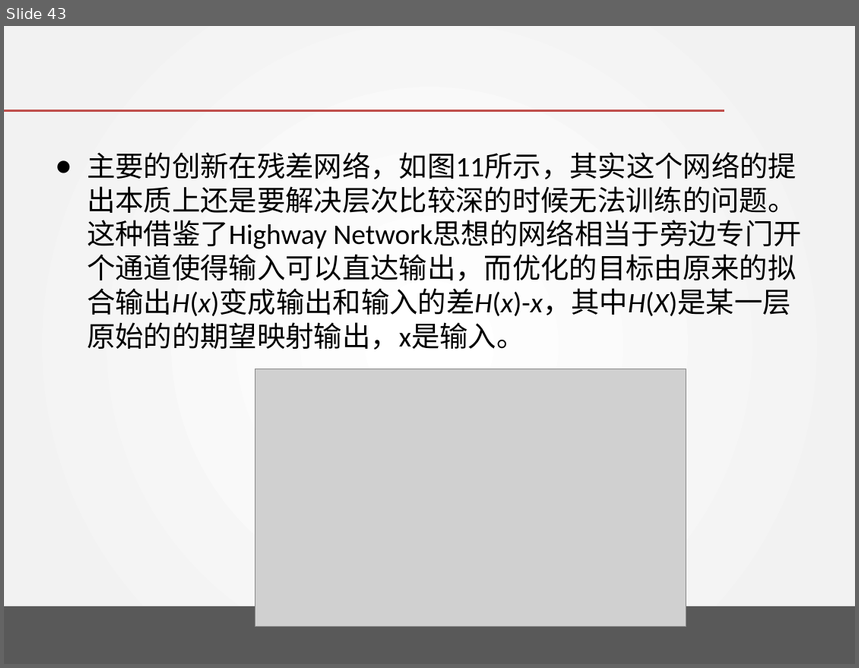
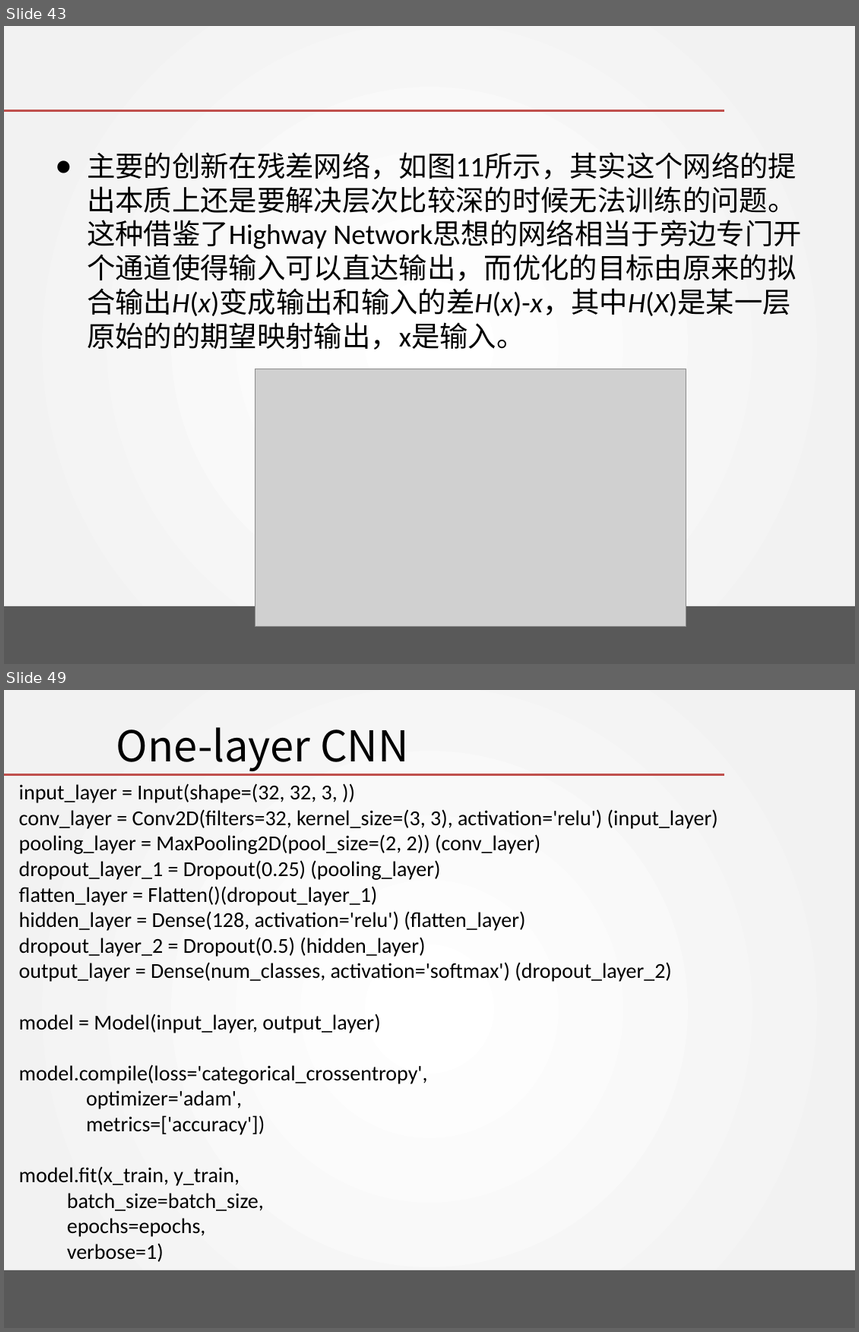
Before and after one commit to DavidPeng11/Artificial_Intelligence_2018, a slide deck: chapter 12 - Convolutional Neural Networks/Convolutional Neural Networks.pptx. Shown one above the other, each under a label of ours: slide 43 before the commit, slides 43 and 49 after it; the slides between them are not shown. The pictures are 859x668 and 859x1332 pixels, drawn with LibreOffice and Linux fonts; fonts in the diff are those of the drawing; grey boxes stand for pictures; background and template pictures are left out. Boxes give left, top, right and bottom in pixels: in the first picture for what was removed or moved away, otherwise in the second. Text is boxed around its words. In the diff, an @@ line names an element or a change of style, - is before the commit and + after.

```diff
--- a/chapter 12 - Convolutional Neural Networks/Convolutional Neural Networks.pptx
+++ b/chapter 12 - Convolutional Neural Networks/Convolutional Neural Networks.pptx
@@ slide 49 added at (4, 690, 855, 1328), background gradient #FFFFFF to #F2F2F2; not listed: 2 template elements that a slide beside it also shows @@
@@ title added at (116, 727, 409, 771), 36 pt, text #000000 @@
+One-layer CNN
@@ text added at (19, 783, 718, 1262), 18 pt, text #000000 @@
+input_layer = Input(shape=(32, 32, 3, ))
+conv_layer = Conv2D(filters=32, kernel_size=(3, 3), activation='relu') (input_layer)
+pooling_layer = MaxPooling2D(pool_size=(2, 2)) (conv_layer)
+dropout_layer_1 = Dropout(0.25) (pooling_layer)
+flatten_layer = Flatten()(dropout_layer_1)
+hidden_layer = Dense(128, activation='relu') (flatten_layer)
+dropout_layer_2 = Dropout(0.5) (hidden_layer)
+output_layer = Dense(num_classes, activation='softmax') (dropout_layer_2)
+model = Model(input_layer, output_layer)
+model.compile(loss='categorical_crossentropy',
+optimizer='adam',
+metrics=['accuracy'])
+model.fit(x_train, y_train,
+batch_size=batch_size,
+epochs=epochs,
+verbose=1)
```
Also in this commit, not shown: 16 other slides added, 2 other files.
